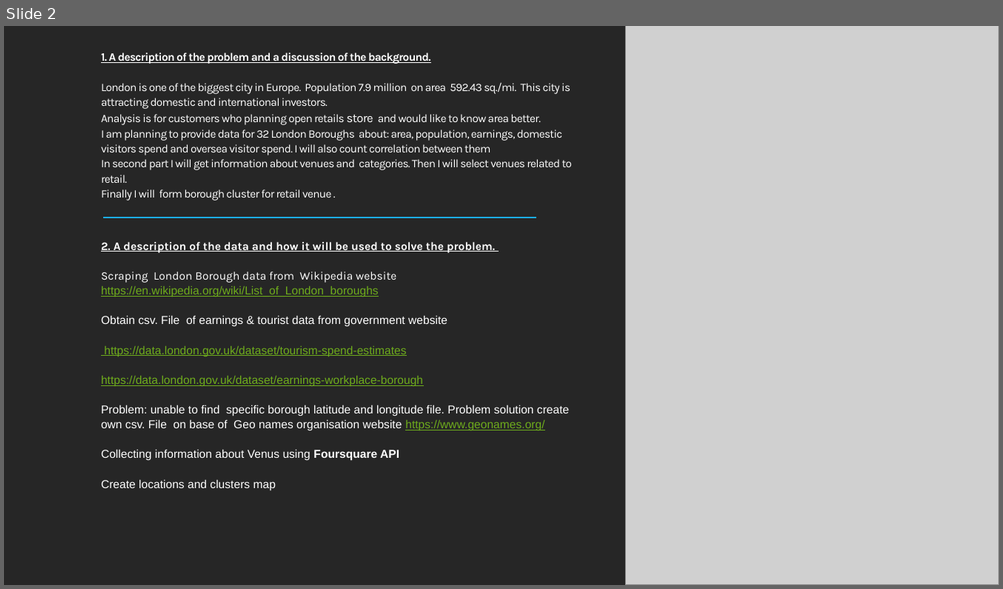
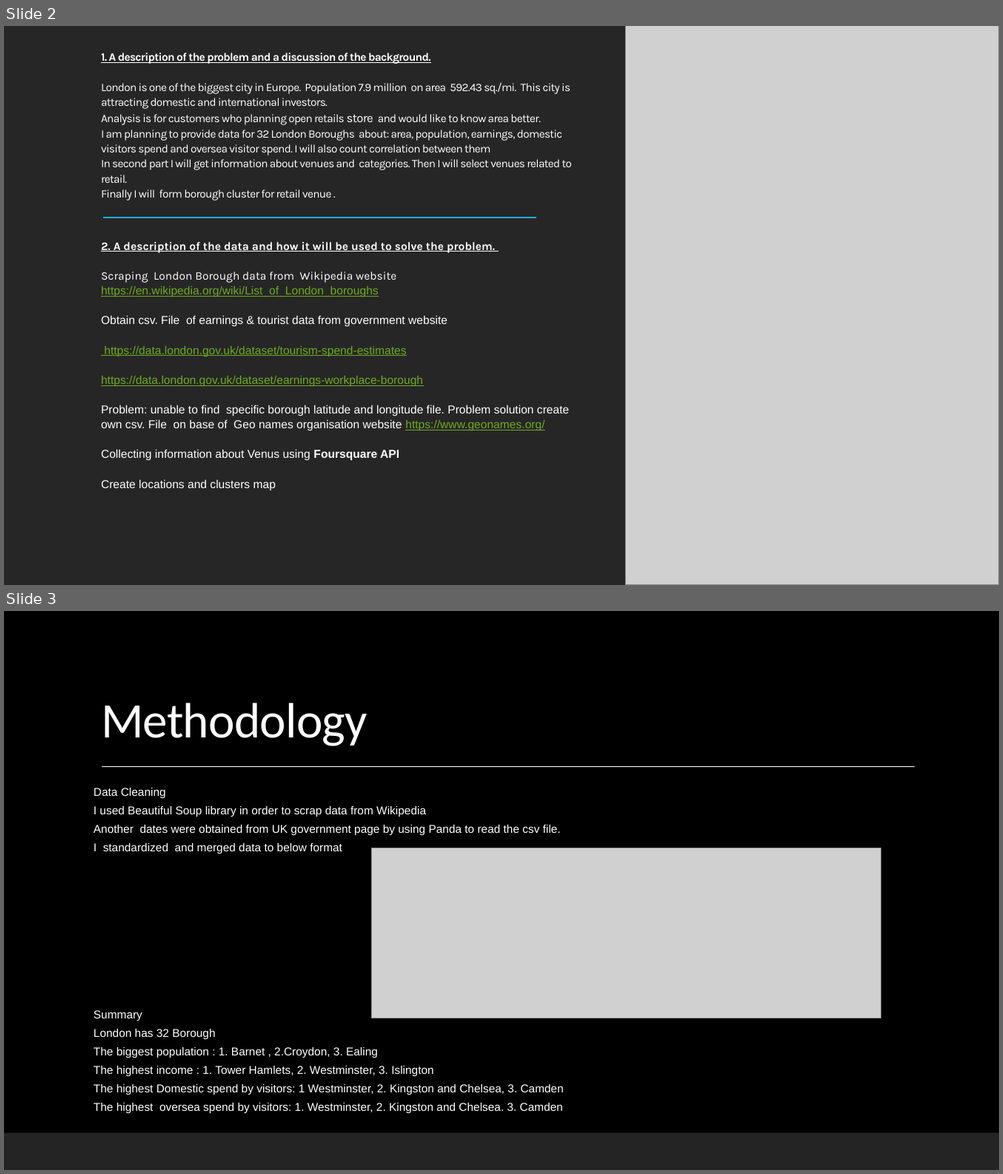
Before and after one commit to MC-01/notebook, a slide deck: Location for new Retail Business London Borough Analysis.pptx. Shown one above the other, each under a label of ours: slide 2 before the commit, slides 2 and 3 after it. The pictures are 1003x589 and 1003x1174 pixels, drawn with LibreOffice and Linux fonts; fonts in the diff are those of the drawing; grey boxes stand for pictures; background and template pictures are left out. Boxes give left, top, right and bottom in pixels: in the first picture for what was removed or moved away, otherwise in the second. Text is boxed around its words. In the diff, an @@ line names an element or a change of style, - is before the commit and + after.

```diff
--- a/Location for new Retail Business London Borough Analysis.pptx
+++ b/Location for new Retail Business London Borough Analysis.pptx
@@ slide 3 added at <box>4,611,999,1170</box>, background picture (left out) @@
@@ rectangle added at <box>4,611,999,1170</box>, fill #000000 @@
@@ title added at <box>101,703,367,746</box>, 48 pt, text #FFFFFF @@
+Methodology
@@ text added at <box>94,788,563,1114</box>, 11 pt, text #FFFFFF @@
+Data Cleaning
+I used Beautiful Soup library in order to scrap data from Wikipedia
+Another dates were obtained from UK government page by using Panda to read the csv file.
+I standardized and merged data to below format
+Summary
+London has 32 Borough
+The biggest population : 1. Barnet , 2.Croydon, 3. Ealing
+The highest income : 1. Tower Hamlets, 2. Westminster, 3. Islington
+The highest Domestic spend by visitors: 1 Westminster, 2. Kingston and Chelsea, 3. Camden
+The highest oversea spend by visitors: 1. Westminster, 2. Kingston and Chelsea. 3. Camden
@@ line added from (102, 767) to (915, 767), #FFFFFF 1 pt @@
@@ picture added at <box>372,849,882,1019</box> @@
@@ rectangle added at <box>4,985,999,1170</box>, fill #262626 @@
@@ rectangle added at <box>4,1133,999,1170</box>, fill #262626 @@
@@ rectangle added at <box>4,1133,999,1170</box>, fill #262626 at 95% opacity @@
```
Also in this commit, not shown: 7 other slides added, 1 slide removed.
